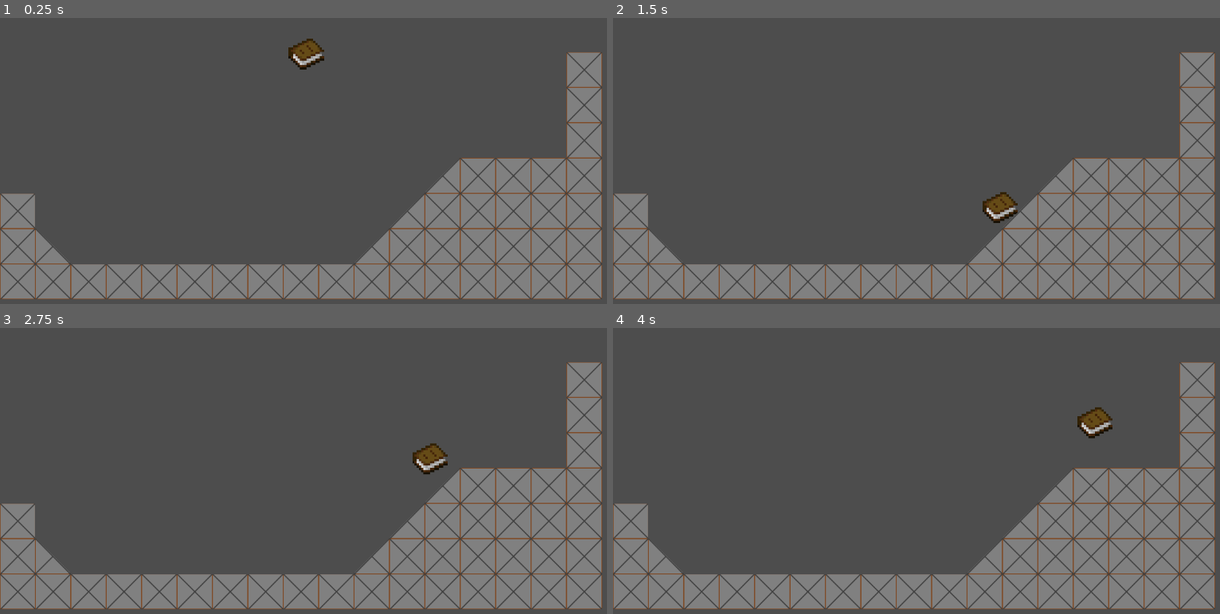
Above: before the commit, frames 1-4 (two rows, left to right).
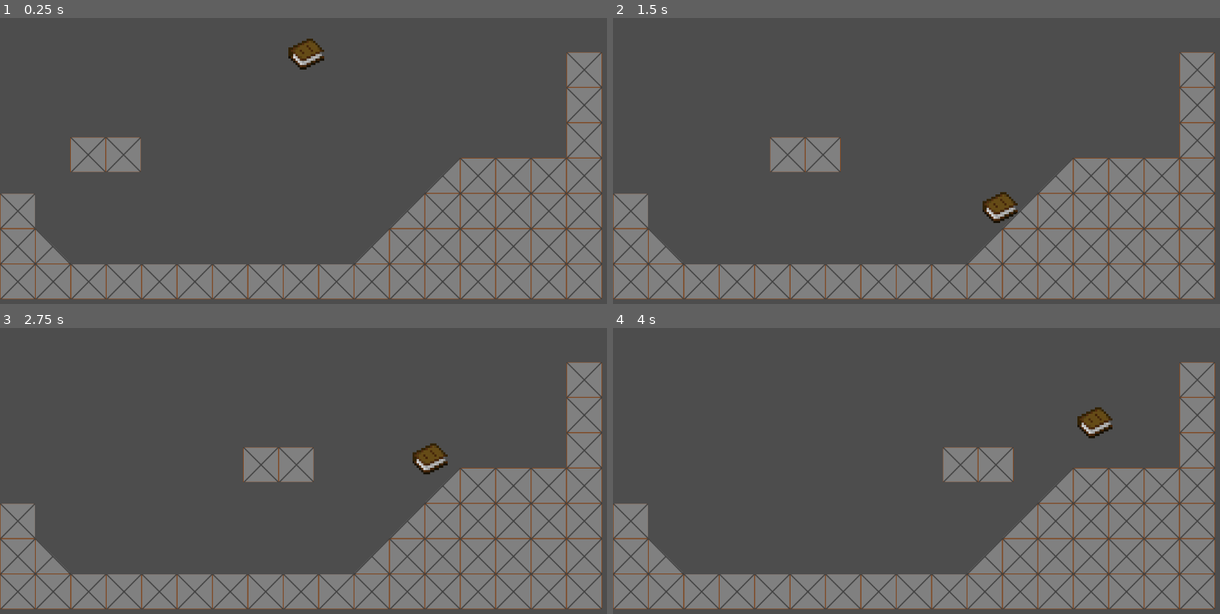
Above: after the commit, the same moments.

Repository: Arti-Dev/LucidNightmaresDemo
Game: Godot game, scene res://scenes/level.tscn
The game is run twice, just before and just after one commit, with the same random seed, the same clock (stepped at 60 frames per second) and the same inputs.
Inputs:
- Up to frame 1 (0.25 s): no input
- Up to frame 2 (1.5 s): hold D (PlayerRight) from 0.53 s (still down); tap Space (PlayerJump) at 0.77 s
- Up to frame 3 (2.75 s): tap Space (PlayerJump) at 1.52 s; release D (PlayerRight) at 2.03 s; hold A (PlayerLeft) from 2.03 s (still down)
- Up to frame 4 (4 s): release A (PlayerLeft) at 2.78 s; hold D (PlayerRight) from 2.78 s (still down); tap Space (PlayerJump) at 3.02, 3.77 s

The runs differ from the first frame. In frame 1, 1.3% of the frame differs, in the area x 11-24%, y 41-54%; in frame 2, 1.3%; in frame 3, 1.3%; in frame 4, 1.3%.

Commit message:
Basic moving platform

Diff:
--- a/scenes/level.tscn
+++ b/scenes/level.tscn
@@ -1,7 +1,8 @@
-[gd_scene load_steps=5 format=4 uid="uid://biampqlhctoid"]
+[gd_scene load_steps=6 format=4 uid="uid://biampqlhctoid"]
 
 [ext_resource type="PackedScene" uid="uid://cwsep6ctbelnx" path="res://scenes/player.tscn" id="1_x2e8k"]
 [ext_resource type="Texture2D" uid="uid://by3poox6dkvvr" path="res://assets/tileset/tileset.png" id="2_xsafv"]
+[ext_resource type="PackedScene" uid="uid://xhbyfkdwudvy" path="res://scenes/moving_platform.tscn" id="3_4ubyi"]
 
 [sub_resource type="TileSetAtlasSource" id="TileSetAtlasSource_87rnx"]
 resource_name = "testing"
@@ -29,3 +30,8 @@
 [node name="TileMapLayer" type="TileMapLayer" parent="."]
 tile_map_data = PackedByteArray("AAAAAAgAAAAAAAAAAAABAAgAAAAAAAAAAAACAAgAAAAAAAAAAAADAAgAAAAAAAAAAAAEAAgAAAAAAAAAAAAFAA …(576 unchanged characters)…
 tile_set = SubResource("TileSet_r1dbd")
+
+[node name="MovingPlatform" parent="." instance=ExtResource("3_4ubyi")]
+position = Vector2(162, 282)
+offset = Vector2(500, 0)
+duration = 8.0
--- /dev/null
+++ b/scenes/moving_platform.tscn
@@ -0,0 +1,31 @@
+[gd_scene load_steps=6 format=3 uid="uid://xhbyfkdwudvy"]
+
+[ext_resource type="Texture2D" uid="uid://by3poox6dkvvr" path="res://assets/tileset/tileset.png" id="1_8vkfn"]
+[ext_resource type="Script" path="res://scripts/moving_platform.gd" id="1_dnxna"]
+
+[sub_resource type="TileSetAtlasSource" id="TileSetAtlasSource_i2sqx"]
+texture = ExtResource("1_8vkfn")
+texture_region_size = Vector2i(64, 64)
+0:0/0 = 0
+1:0/0 = 0
+2:0/0 = 0
+
+[sub_resource type="TileSet" id="TileSet_j45mj"]
+tile_size = Vector2i(64, 64)
+sources/0 = SubResource("TileSetAtlasSource_i2sqx")
+
+[sub_resource type="RectangleShape2D" id="RectangleShape2D_pn0ws"]
+size = Vector2(124, 59)
+
+[node name="MovingPlatform" type="Node2D"]
+script = ExtResource("1_dnxna")
+
+[node name="AnimatableBody2D" type="AnimatableBody2D" parent="."]
+
+[node name="TileMapLayer" type="TileMapLayer" parent="AnimatableBody2D"]
+tile_map_data = PackedByteArray(0, 0, 255, 255, 0, 0, 0, 0, 0, 0, 0, 0, 0, 0, 0, 0, 0, 0, 0, 0, 0, 0, 0, 0, 0, 0)
+tile_set = SubResource("TileSet_j45mj")
+
+[node name="CollisionShape2D" type="CollisionShape2D" parent="AnimatableBody2D"]
+position = Vector2(0, 31)
+shape = SubResource("RectangleShape2D_pn0ws")
--- /dev/null
+++ b/scripts/moving_platform.gd
@@ -0,0 +1,23 @@
+extends Node2D
+
+@onready var animBody = $AnimatableBody2D
+@export var offset = Vector2(0, -200)
+@export var duration = 5.0
+@export var pauseTime = 1.0
+
+# Called when the node enters the scene tree for the first time.
+func _ready() -> void:
+	tween()
+
+
+# Called every frame. 'delta' is the elapsed time since the previous frame.
+func _process(delta: float) -> void:
+	pass
+
+func tween():
+	var tween: Tween = get_tree().create_tween().set_process_mode(Tween.TWEEN_PROCESS_PHYSICS)
+	tween.set_loops().set_parallel(false)
+	tween.tween_property(animBody, "position", offset, duration / 2)
+	tween.tween_property(animBody, "position", offset, pauseTime)
+	tween.tween_property(animBody, "position", Vector2.ZERO, duration / 2)
+	tween.tween_property(animBody, "position", Vector2.ZERO, pauseTime)
Binary file added: assets/platform.png
Not shown, added: assets/platform.png.import
